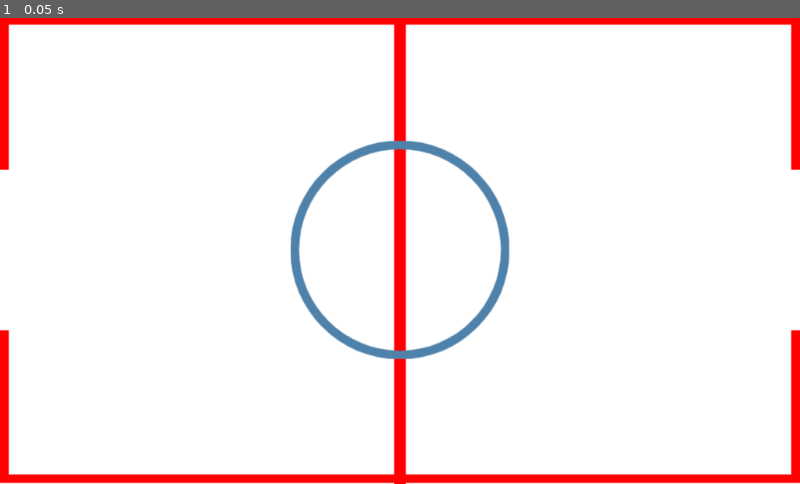
Above: before the commit, frame 1.
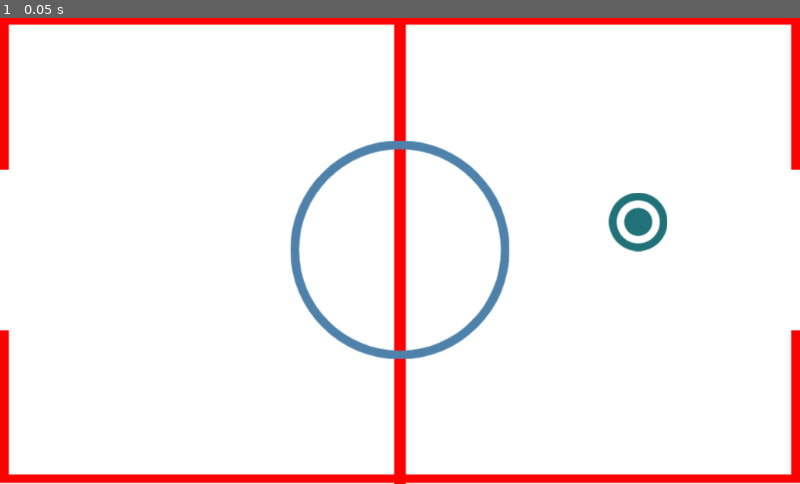
Above: after the commit, the same moment.

Repository: airpiazza/CS-4700-Pong
Game: Godot game, scene res://PongHockey/src/scenes/Rink.tscn
Two runs of this game, one before a commit and one after it. Both use one fixed random seed, a clock stepped at 60 frames per second and the inputs below. This scene is started directly instead of the project's main scene.
Inputs:
- Up to frame 1 (0.05 s): no input

The runs differ from the first frame. In frame 1, 0.6% of the frame differs, in the area x 76-84%, y 37-51%.

Commit message:
player hockey paddle

Diff:
--- /dev/null
+++ b/PongHockey/src/scenes/PlayerMallet.tscn
@@ -0,0 +1,9 @@
+[gd_scene load_steps=2 format=2]
+
+[ext_resource path="res://PongHockey/assets/air_hockey_mallet.png" type="Texture" id=1]
+
+[node name="PlayerMallet" type="Node2D"]
+
+[node name="AirHockeyMallet" type="Sprite" parent="."]
+position = Vector2( 817, 264 )
+texture = ExtResource( 1 )
--- a/PongHockey/src/scenes/Rink.tscn
+++ b/PongHockey/src/scenes/Rink.tscn
@@ -1,6 +1,7 @@
-[gd_scene load_steps=2 format=2]
+[gd_scene load_steps=3 format=2]
 
 [ext_resource path="res://PongHockey/assets/hockey_rink.png" type="Texture" id=1]
+[ext_resource path="res://PongHockey/src/scenes/PlayerMallet.tscn" type="PackedScene" id=2]
 
 [node name="Rink" type="Control"]
 anchor_right = 1.0
@@ -19,3 +20,5 @@
 margin_right = 512.0
 margin_bottom = 300.0
 texture = ExtResource( 1 )
+
+[node name="PlayerMallet" parent="." instance=ExtResource( 2 )]
Binary file added: PongHockey/assets/air_hockey_mallet.png
Not shown, added: PongHockey/assets/air_hockey_mallet.png.import
